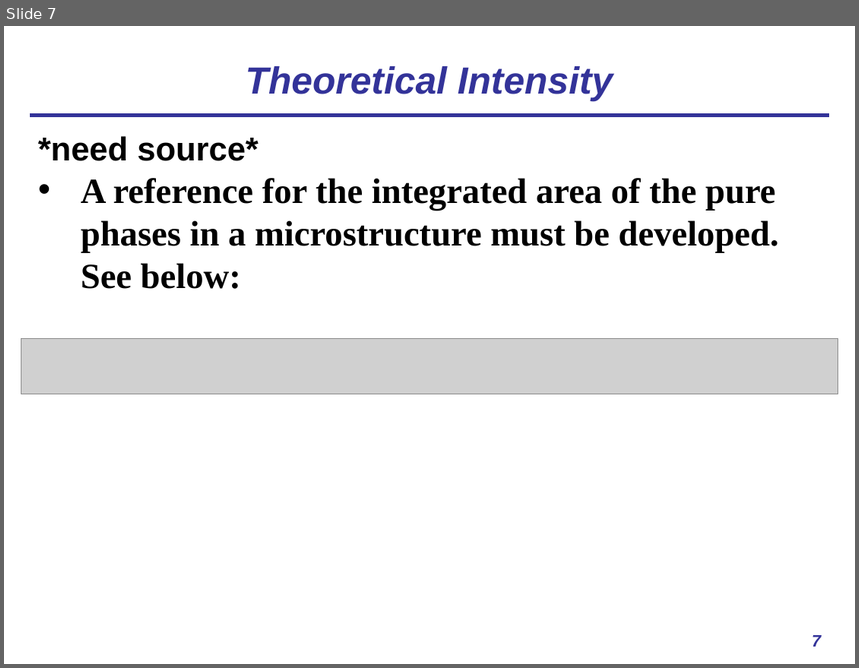
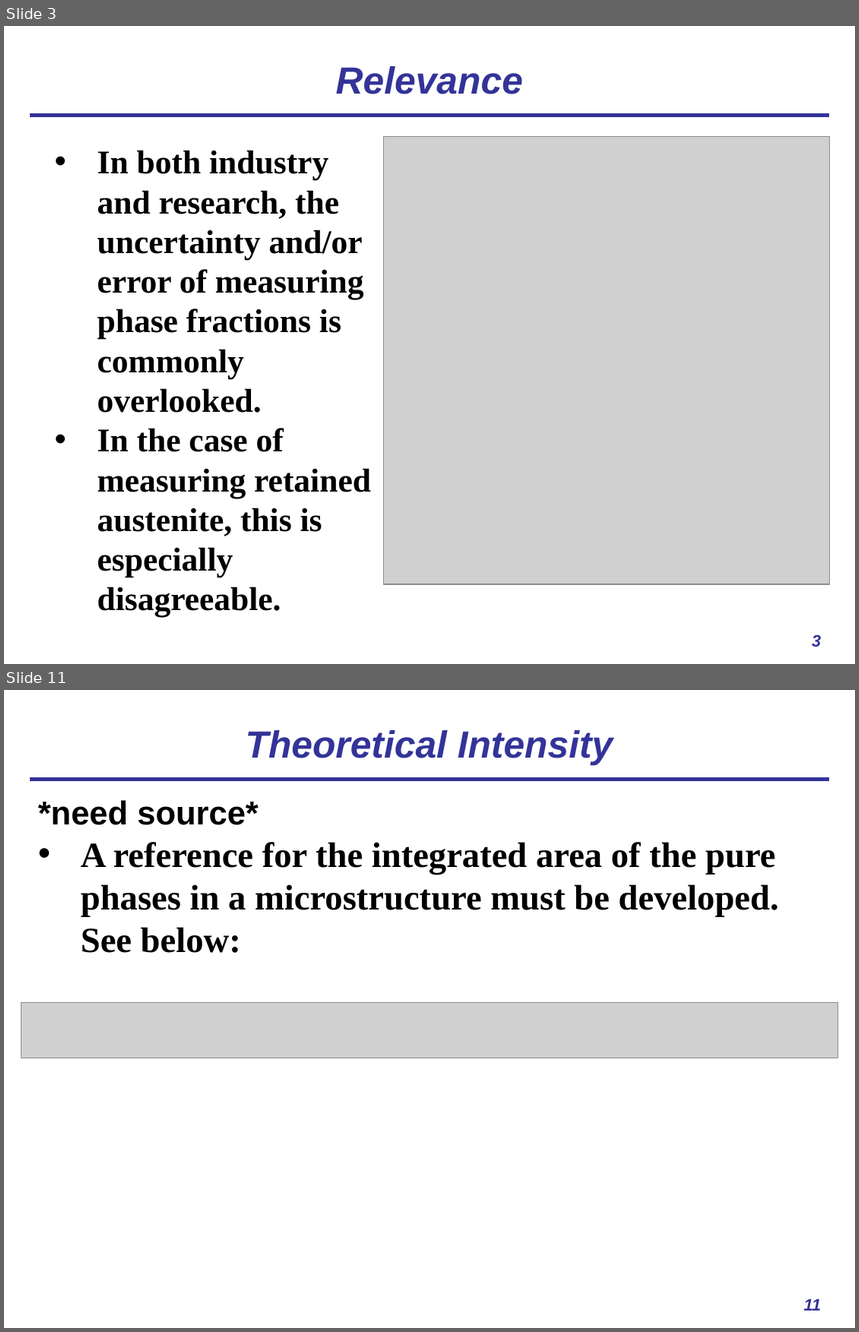
Before and after one commit to usnistgov/AusteniteCalculator, a slide deck: ASPPRC_presentation.pptx. Shown one above the other, each under a label of ours: slide 7 before the commit, slides 3 and 11 after it; the slides between them are not shown. The pictures are 859x668 and 859x1332 pixels, drawn with LibreOffice and Linux fonts; fonts in the diff are those of the drawing; grey boxes stand for pictures. Boxes give left, top, right and bottom in pixels: in the first picture for what was removed or moved away, otherwise in the second. Text is boxed around its words. In the diff, an @@ line names an element or a change of style, - is before the commit and + after.

```diff
--- a/ASPPRC_presentation.pptx
+++ b/ASPPRC_presentation.pptx
@@ slide 3 added at (x1=4, y1=26, x2=855, y2=664), background #FFFFFF; not listed: 1 template element that a slide beside it also shows @@
@@ title added at (x1=336, y1=66, x2=523, y2=94), 32 pt, text #333399, bold, italic @@
+Relevance
@@ picture added at (x1=384, y1=137, x2=829, y2=585) @@
@@ text added at (x1=97, y1=150, x2=371, y2=617), 28 pt, text #000000, bold @@
+• In both industry and research, the uncertainty and/or error of measuring phase fractions is commonly overlooked.
+• In the case of measuring retained austenite, this is especially disagreeable.
@@ page number added at (x1=812, y1=636, x2=821, y2=648), 14 pt, text #333399, bold, italic @@
+3
@@ what was slide 7 is now slide 11 @@
@@ page number at (x1=804, y1=1300, x2=822, y2=1311): text changed @@
-7
+11
```
Also in this commit, not shown: 5 slides changed, 5 other slides added, 2 slides removed.
